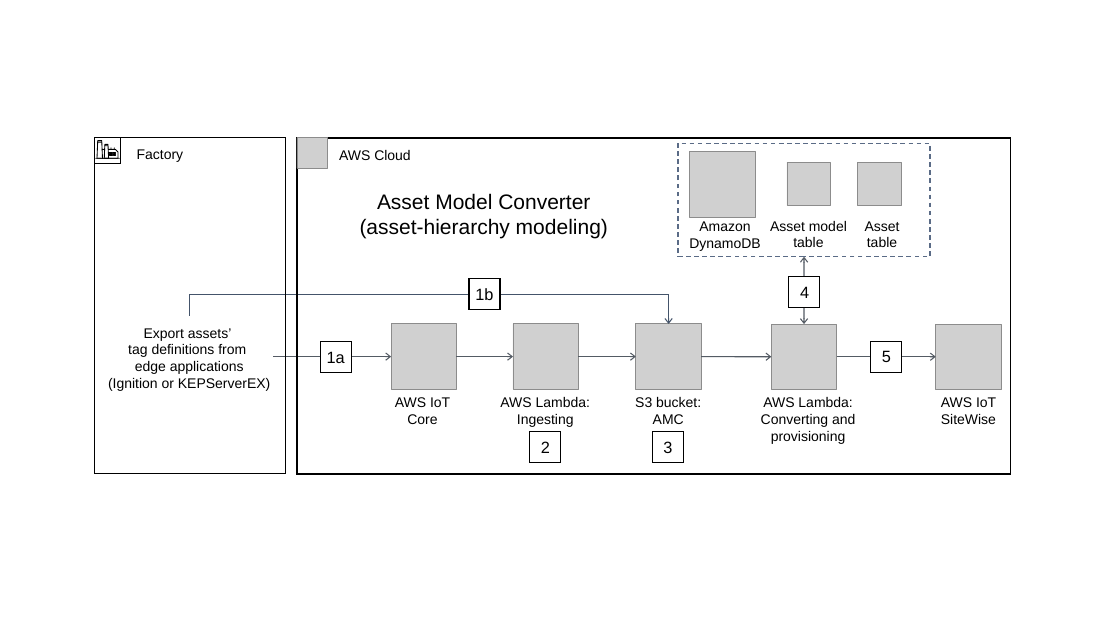
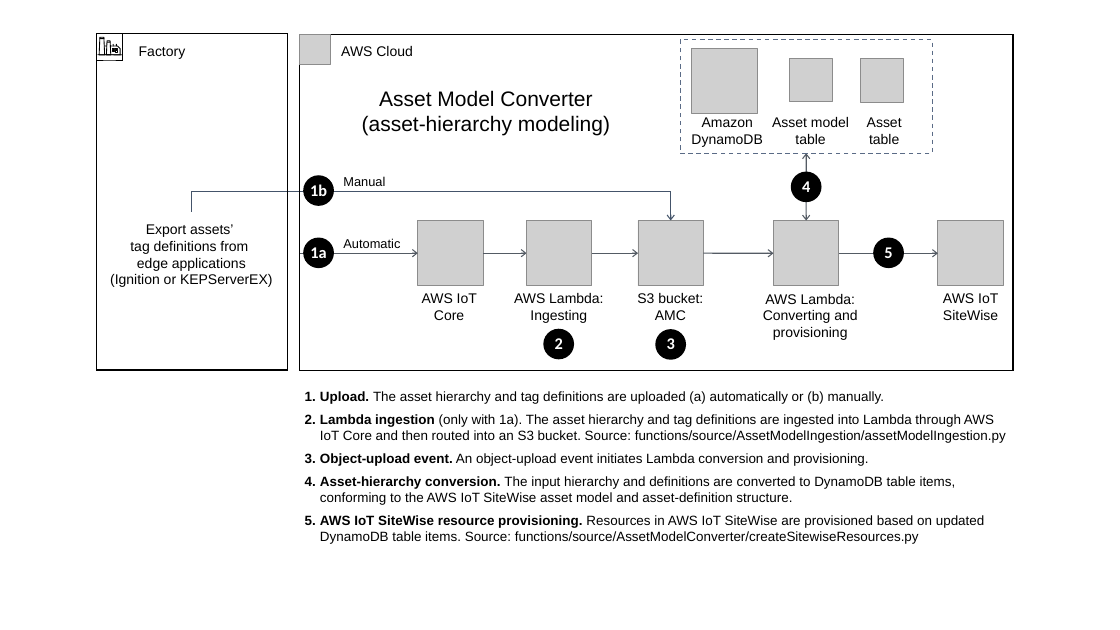
Before and after one commit to aws-quickstart/quickstart-aws-industrial-machine-connectivity, a slide deck: slide 3 of docs/images/IMC QS images.pptx. Drawn at 1120x630 pixels with LibreOffice and Linux fonts; fonts in the diff are those of the drawing; grey boxes stand for pictures. Boxes give left, top, right and bottom in pixels: in the first picture for what was removed or moved away, otherwise in the second. Text is boxed around its words. In the diff, an @@ line names an element or a change of style, - is before the commit and + after.

```diff
--- a/docs/images/IMC QS images.pptx
+++ b/docs/images/IMC QS images.pptx
@@ 7 texts, 6 rectangles, 4 pictures, 3 lines, 2 freeform shapes, 2 arrows: place and size @@
-7 texts, 6 rectangles, 4 pictures, 3 lines, 2 freeform shapes, 2 arrows at bbox=[95, 137, 1012, 474]
+7 texts, 6 rectangles, 4 pictures, 3 lines, 2 freeform shapes, 2 arrows at bbox=[97, 34, 1013, 371]
@@ font Arial to Calibri, text colour #000000 to #FFFFFF, bold on in 6 elements at bbox=[667, 338, 675, 349], bbox=[884, 247, 892, 258], bbox=[802, 181, 810, 192], bbox=[310, 247, 326, 258], bbox=[555, 338, 563, 349], bbox=[310, 184, 327, 196] @@
@@ text "1b": place and size @@
-text "1b" at bbox=[475, 288, 493, 300]
+text "1b" at bbox=[310, 184, 327, 196]
@@ ellipse added at bbox=[303, 176, 334, 206], fill #000000 @@
@@ text added at bbox=[343, 176, 385, 186], 11 pt, text #000000 @@
+Manual
@@ text "4": place and size @@
-text "4" at bbox=[800, 286, 809, 298]
+text "4" at bbox=[802, 181, 810, 192]
@@ ellipse added at bbox=[791, 171, 822, 202], fill #000000 @@
@@ 3 pictures, 3 lines, 2 rectangles, 1 text, 1 freeform shape, 1 elbow arrow, 1 double arrow: place and size @@
-3 pictures, 3 lines, 2 rectangles, 1 text, 1 freeform shape, 1 elbow arrow, 1 double arrow at bbox=[94, 137, 1002, 424]
+3 pictures, 3 lines, 2 rectangles, 1 text, 1 freeform shape, 1 elbow arrow, 1 double arrow at bbox=[97, 34, 1004, 320]
@@ text "1a": place and size @@
-text "1a" at bbox=[327, 351, 345, 363]
+text "1a" at bbox=[310, 247, 326, 258]
@@ ellipse added at bbox=[303, 238, 334, 268], fill #000000 @@
@@ text added at bbox=[343, 238, 400, 248], 11 pt, text #000000 @@
+Automatic
@@ picture: place and size @@
-picture at bbox=[513, 324, 579, 390]
+picture at bbox=[527, 220, 592, 286]
@@ text "5": place and size @@
-text "5" at bbox=[882, 350, 891, 362]
+text "5" at bbox=[884, 247, 892, 258]
@@ ellipse added at bbox=[874, 238, 905, 268], fill #000000 @@
@@ 1 picture, 1 text, 1 arrow: place and size @@
-1 picture, 1 text, 1 arrow at bbox=[274, 324, 457, 424]
+1 picture, 1 text, 1 arrow at bbox=[300, 220, 483, 320]
@@ arrow moved from (456, 357) - (513, 357) to (483, 253) - (527, 253) @@
@@ arrow moved from (579, 357) - (636, 357) to (592, 253) - (639, 253) @@
@@ rectangle removed at bbox=[469, 278, 500, 309] @@
@@ text "AWS Lambda: Ingesting": place and size @@
-text "AWS Lambda: Ingesting" at bbox=[500, 397, 590, 427]
+text "AWS Lambda: Ingesting" at bbox=[514, 293, 603, 323]
@@ rectangle removed at bbox=[789, 276, 820, 308] @@
@@ text "2": place and size @@
-text "2" at bbox=[541, 441, 550, 453]
+text "2" at bbox=[555, 338, 563, 349]
@@ ellipse added at bbox=[544, 329, 575, 359], fill #000000 @@
@@ text "3": place and size @@
-text "3" at bbox=[663, 441, 672, 453]
+text "3" at bbox=[667, 338, 675, 349]
@@ ellipse added at bbox=[655, 329, 686, 360], fill #000000 @@
@@ rectangle removed at bbox=[320, 341, 351, 372] @@
@@ rectangle removed at bbox=[870, 341, 902, 372] @@
@@ text added at bbox=[320, 391, 1006, 544], 11.5 pt, text #000000 @@
+1. Upload. The asset hierarchy and tag definitions are uploaded (a) automatically or (b) manually.
+2. Lambda ingestion (only with 1a). The asset hierarchy and tag definitions are ingested into Lambda through AWS IoT Core and then routed into an S3 bucket. Source: functions/source/AssetModelIngestion/assetModelIngestion.py
+3. Object-upload event. An object-upload event initiates Lambda conversion and provisioning.
+4. Asset-hierarchy conversion. The input hierarchy and definitions are converted to DynamoDB table items, conforming to the AWS IoT SiteWise asset model and asset-definition structure.
+5. AWS IoT SiteWise resource provisioning. Resources in AWS IoT SiteWise are provisioned based on updated DynamoDB table items. Source: functions/source/AssetModelConverter/createSitewiseResources.py
@@ rectangle removed at bbox=[529, 431, 560, 462] @@
@@ rectangle removed at bbox=[653, 432, 684, 463] @@
```
Also in this commit, not shown: 9 other files.
